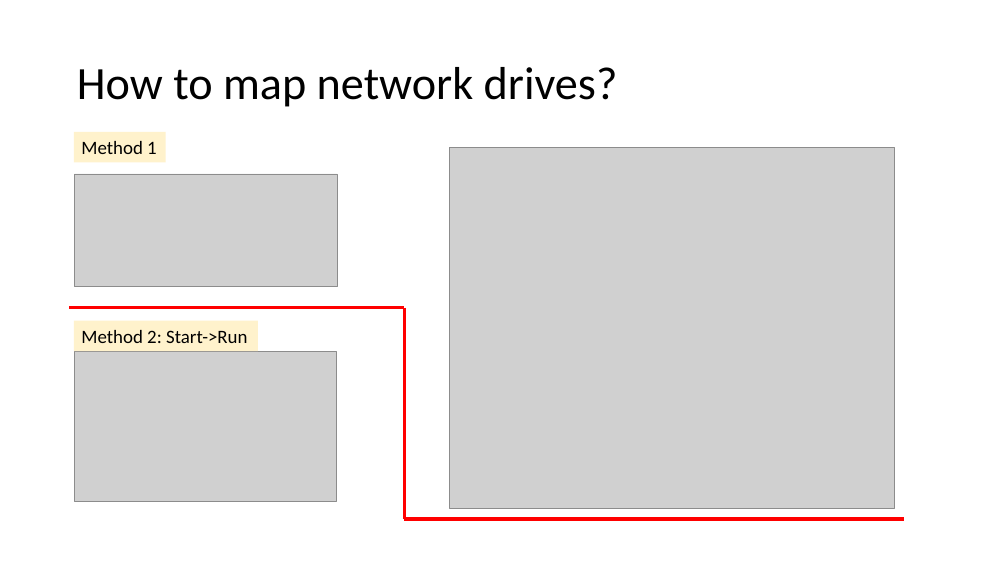
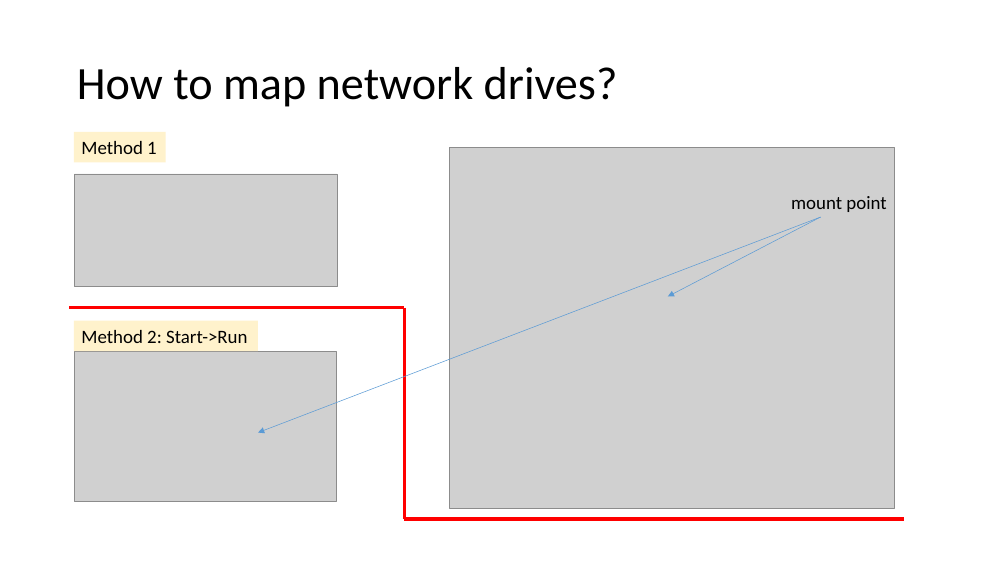
Before and after one commit to frankwxu/digital-forensics-lab, a slide deck: slide 4 of NIST_Data_Leakage_Case/NIST_Data_Leakage_06_Network_Shellbag_Jumplist.pptx. Drawn at 1008x567 pixels with LibreOffice and Linux fonts; fonts in the diff are those of the drawing; grey boxes stand for pictures; background and template pictures are left out. Boxes give left, top, right and bottom in pixels: in the first picture for what was removed or moved away, otherwise in the second. Text is boxed around its words. In the diff, an @@ line names an element or a change of style, - is before the commit and + after.

```diff
--- a/NIST_Data_Leakage_Case/NIST_Data_Leakage_06_Network_Shellbag_Jumplist.pptx
+++ b/NIST_Data_Leakage_Case/NIST_Data_Leakage_06_Network_Shellbag_Jumplist.pptx
@@ text added at (x1=791, y1=196, x2=886, y2=212), 18 pt, text #000000 @@
+mount point
@@ arrow added from (821, 217) to (258, 433), #5B9BD5 0.5 pt @@
@@ arrow added from (821, 217) to (668, 296), #5B9BD5 0.5 pt @@
```
Also in this commit, not shown: 10 other slides changed, 5 slides added, 1 slide removed, 2 other files.
